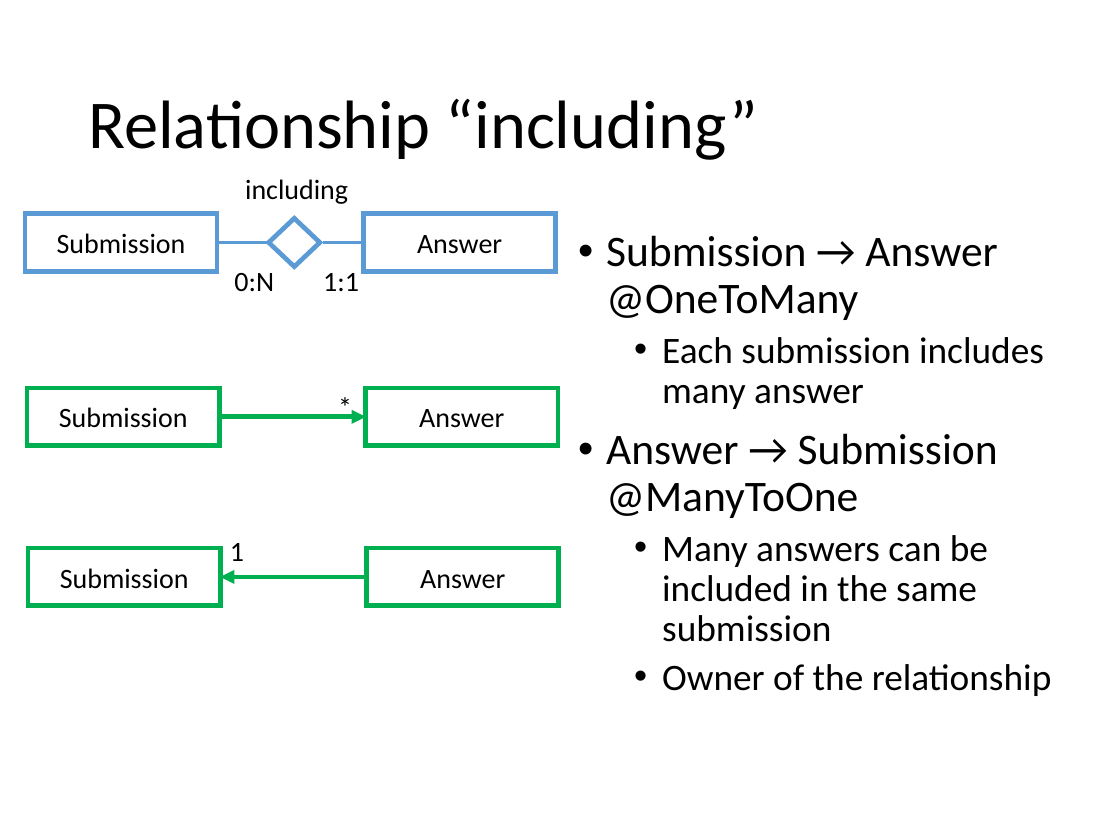
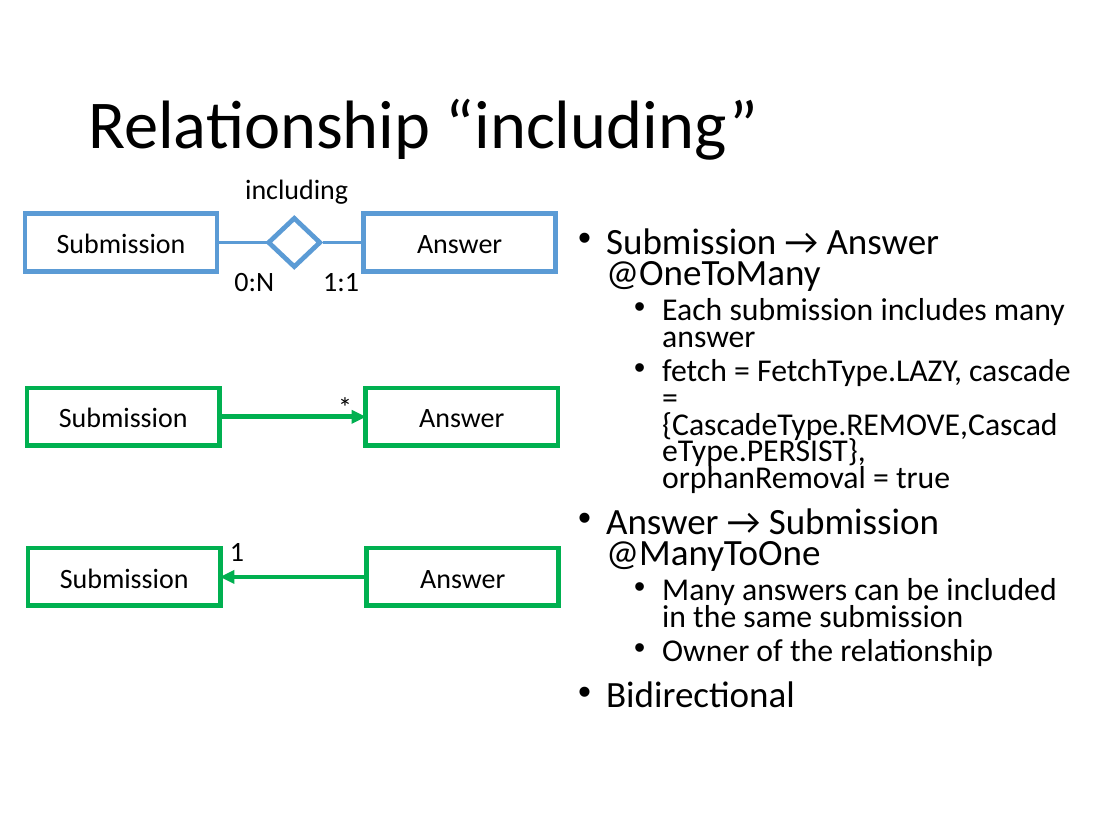
Before and after one commit to Danielededo/Gamified-marketing-application-DB2, a slide deck: slide 11 of Documentation/Presentation.pptx (slide 10 before the commit). Drawn at 1120x840 pixels with LibreOffice and Linux fonts; fonts in the diff are those of the drawing. Boxes give left, top, right and bottom in pixels: in the first picture for what was removed or moved away, otherwise in the second. Text is boxed around its words. In the diff, an @@ line names an element or a change of style, - is before the commit and + after.

```diff
--- a/Documentation/Presentation.pptx
+++ b/Documentation/Presentation.pptx
@@ text at [606, 228, 1065, 666]: size 28 to 23.8 pt in "Submission → Answer @OneToMany", "Answer → Submission @ManyToOne"; size 24 to 20.4 pt in "Each submission includes many answer", "Many answers can be included in the ...", "Owner of the relationship"; line spacing 0.9 to 0.7 @@
@@ text at [662, 359, 1071, 493]: paragraph added @@
+  • fetch = FetchType.LAZY, cascade = {CascadeType.REMOVE,CascadeType.PERSIST}, orphanRemoval = true
@@ text at [606, 681, 795, 708]: paragraph added @@
+• Bidirectional
```
Also in this commit, not shown: 13 other slides changed, 12 slides added, 4 slides removed.
